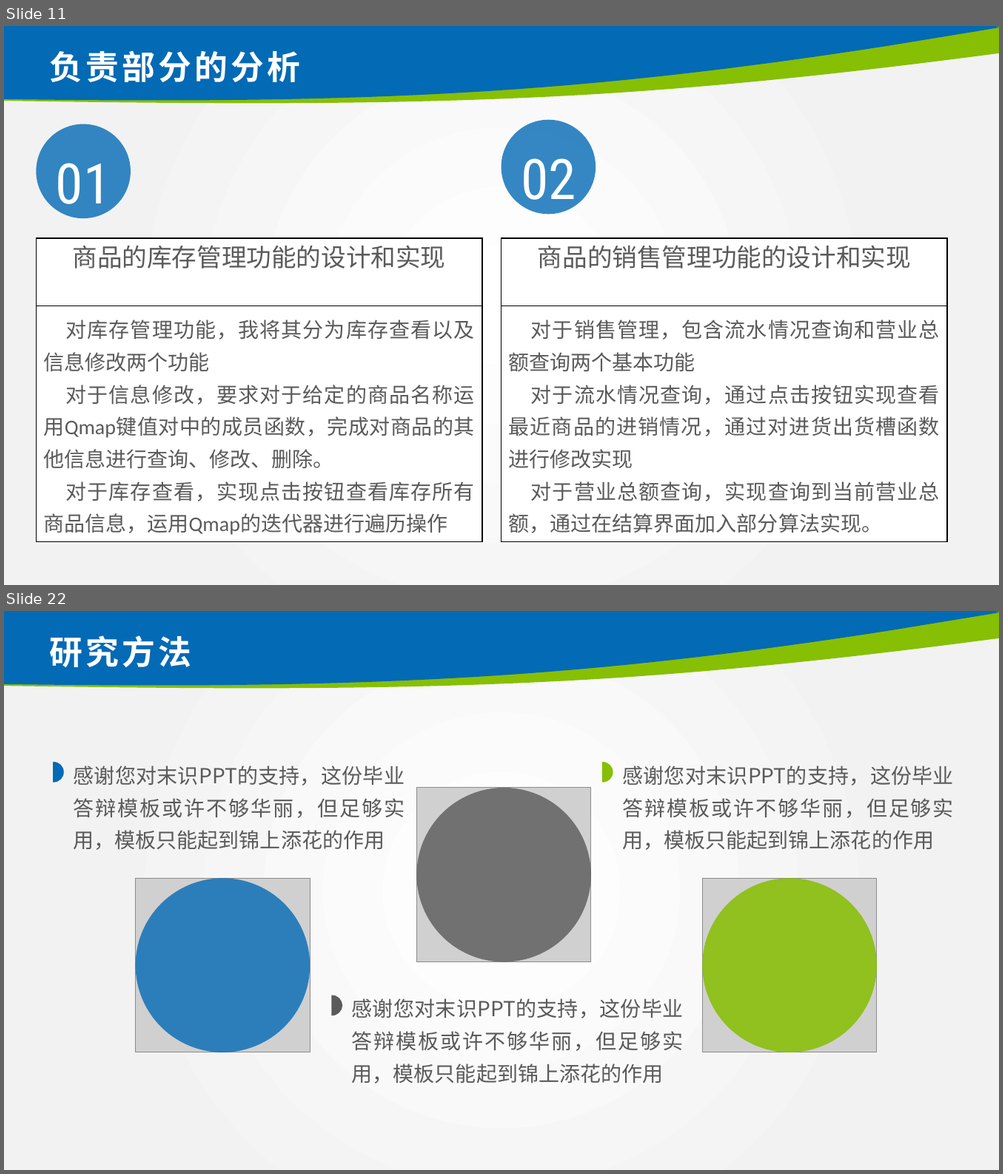
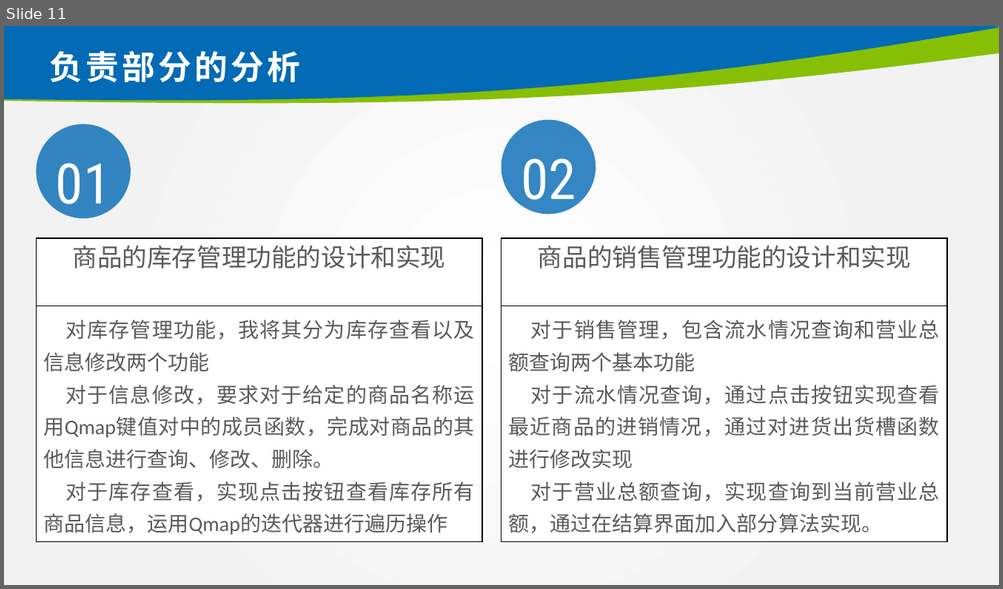
Before and after one commit to CH3OCH3-lio/shop-management, a slide deck: 2019013121_林炅答辩.pptx. Shown one above the other, each under a label of ours: slides 11 and 22 before the commit, slide 11 after it; the slides between them are not shown. The pictures are 1003x1174 and 1003x589 pixels, drawn with LibreOffice and Linux fonts; fonts in the diff are those of the drawing; grey boxes stand for pictures; background and template pictures are left out. Boxes give left, top, right and bottom in pixels: in the first picture for what was removed or moved away, otherwise in the second. Text is boxed around its words. In the diff, an @@ line names an element or a change of style, - is before the commit and + after.

```diff
--- a/2019013121_林炅答辩.pptx
+++ b/2019013121_林炅答辩.pptx
@@ slide 22 removed at box(4, 611, 999, 1170), background picture (left out); not listed: 2 template elements that a slide beside it also shows @@
@@ title removed at box(49, 635, 191, 667) @@
-研究方法
@@ freeform shape removed at box(53, 762, 63, 782) @@
@@ text removed at box(74, 766, 405, 850) @@
-感谢您对末识PPT的支持，这份毕业答辩模板或许不够华丽，但足够实用，模板只能起到锦上添花的作用
@@ freeform shape removed at box(602, 762, 612, 782) @@
@@ text removed at box(622, 766, 953, 850) @@
-感谢您对末识PPT的支持，这份毕业答辩模板或许不够华丽，但足够实用，模板只能起到锦上添花的作用
@@ picture removed at box(417, 788, 591, 963) @@
@@ ellipse removed at box(417, 788, 591, 963) @@
@@ picture removed at box(135, 878, 310, 1053) @@
@@ ellipse removed at box(135, 878, 310, 1053) @@
@@ picture removed at box(703, 878, 877, 1053) @@
@@ ellipse removed at box(703, 878, 877, 1053) @@
@@ freeform shape removed at box(331, 996, 341, 1016) @@
@@ text removed at box(352, 999, 683, 1084) @@
-感谢您对末识PPT的支持，这份毕业答辩模板或许不够华丽，但足够实用，模板只能起到锦上添花的作用
```
Also in this commit, not shown: 2 slides changed, 9 slides added, 20 other slides removed, 2 other files.
